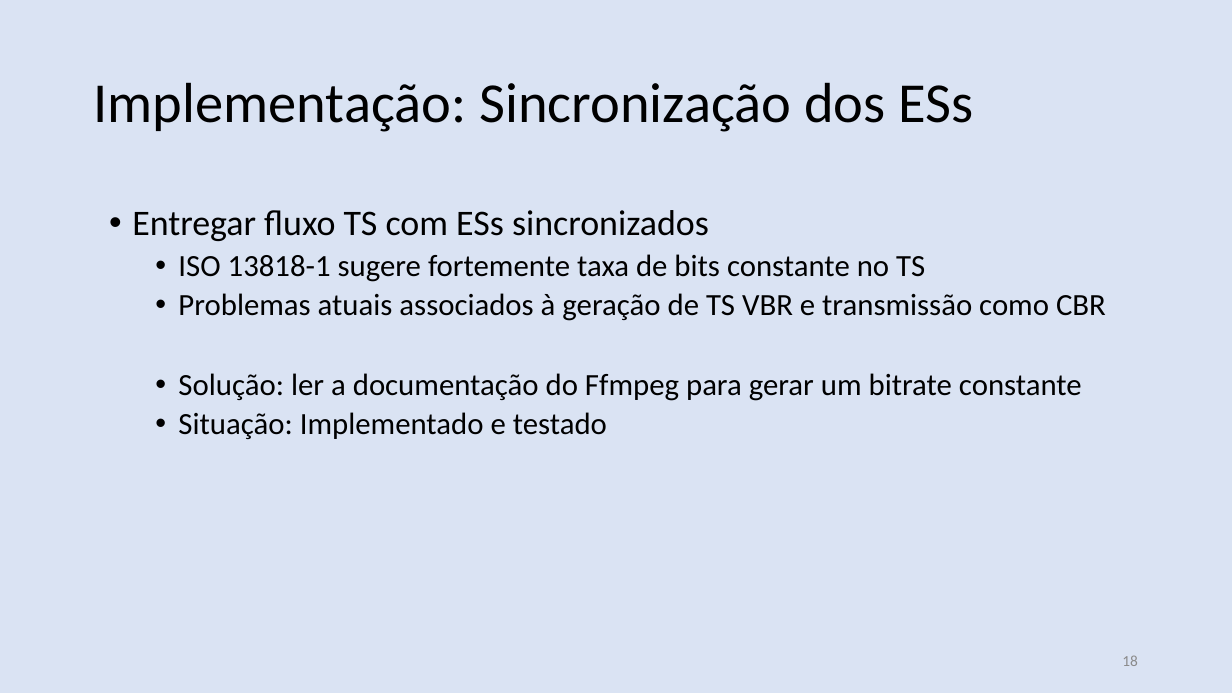
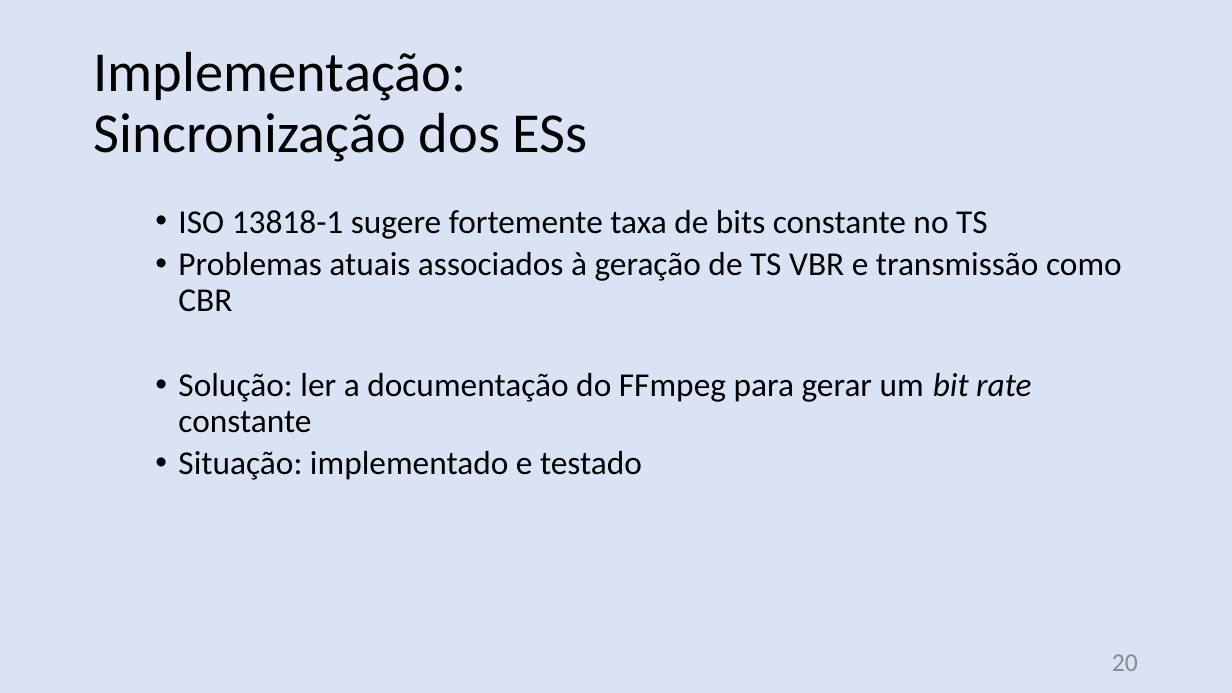
Before and after one commit to nasall2/TCC, a slide deck: slide 20 of relatorio/abntex2-modelos-1.9.2/figuras/apresentacao.pptx (slide 18 before the commit). Drawn at 1232x693 pixels with LibreOffice and Linux fonts; fonts in the diff are those of the drawing. Boxes give left, top, right and bottom in pixels: in the first picture for what was removed or moved away, otherwise in the second. Text is boxed around its words. In the diff, an @@ line names an element or a change of style, - is before the commit and + after.

```diff
--- a/relatorio/abntex2-modelos-1.9.2/figuras/apresentacao.pptx
+++ b/relatorio/abntex2-modelos-1.9.2/figuras/apresentacao.pptx
@@ text at (94, 51, 588, 162): text changed @@
-Implementação: Sincronização dos ESs
+Implementação:
+Sincronização dos ESs
@@ text at (132, 210, 709, 241): paragraph removed @@
-• Entregar fluxo TS com ESs sincronizados
@@ text at (178, 210, 1122, 312): size 24 to 26 pt in "ISO 13818-1 sugere fortemente taxa de bits ...", "Problemas atuais associados à geração de TS ..." @@
@@ text at (178, 373, 1031, 480): text changed; size 24 to 26 pt @@
-  • Solução: ler a documentação do Ffmpeg para gerar um bitrate constante
-  • Situação: Implementado e testado
+  • Solução: ler a documentação do FFmpeg para gerar um bit rate constante
+  • Situação: implementado e testado
@@ page number at (1112, 654, 1138, 671): text changed; size 12 to 20 pt @@
-18
+20
```
Also in this commit, not shown: 12 other slides changed, 3 slides added.
